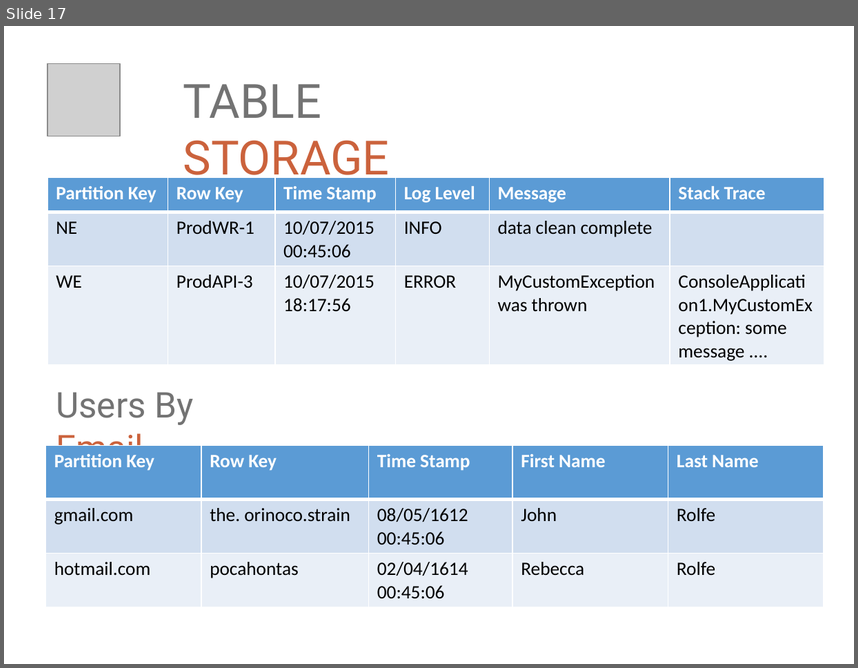
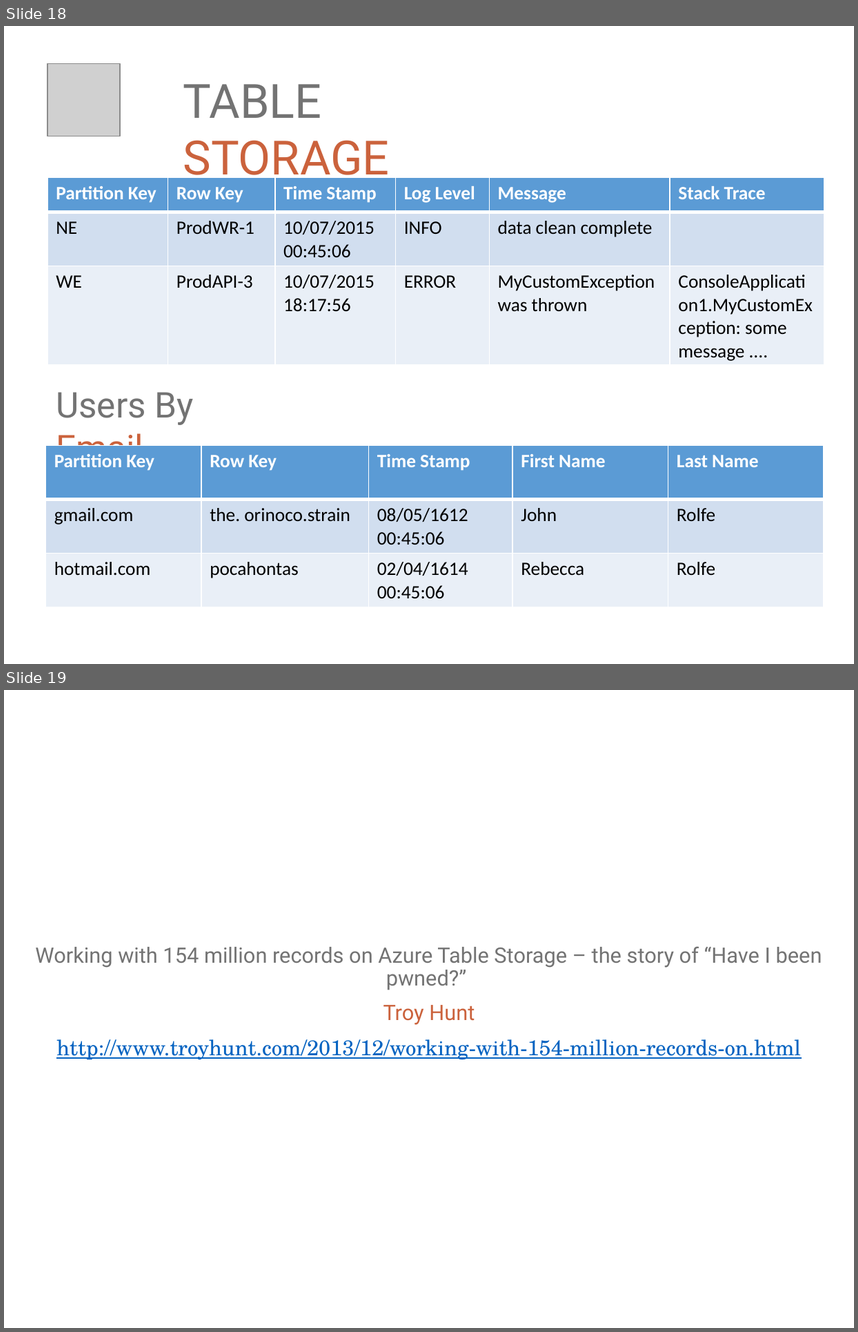
Before and after one commit to ritasker/Presentations-Archive, a slide deck: Current/Azure The Good Parts Web Apps/AzureTheGoodParts-WebApps.pptx. Shown one above the other, each under a label of ours: slide 17 before the commit, slides 18 and 19 after it. The pictures are 858x668 and 858x1332 pixels, drawn with LibreOffice and Linux fonts; fonts in the diff are those of the drawing; grey boxes stand for pictures; background and template pictures are left out. Boxes give left, top, right and bottom in pixels: in the first picture for what was removed or moved away, otherwise in the second. Text is boxed around its words. In the diff, an @@ line names an element or a change of style, - is before the commit and + after.

```diff
--- a/Current/Azure The Good Parts Web Apps/AzureTheGoodParts-WebApps.pptx
+++ b/Current/Azure The Good Parts Web Apps/AzureTheGoodParts-WebApps.pptx
@@ slide 19 added at (4,690,854,1328), background picture (left out) @@
@@ text added at (35,946,822,1060), 18 pt, text #737373 @@
+Working with 154 million records on Azure Table Storage – the story of “Have I been pwned?”
+Troy Hunt
+http://www.troyhunt.com/2013/12/working-with-154-million-records-on.html
@@ what was slide 17 is now slide 18 @@
```
Also in this commit, not shown: 1 slide changed, 4 other slides added, 2 other files.
